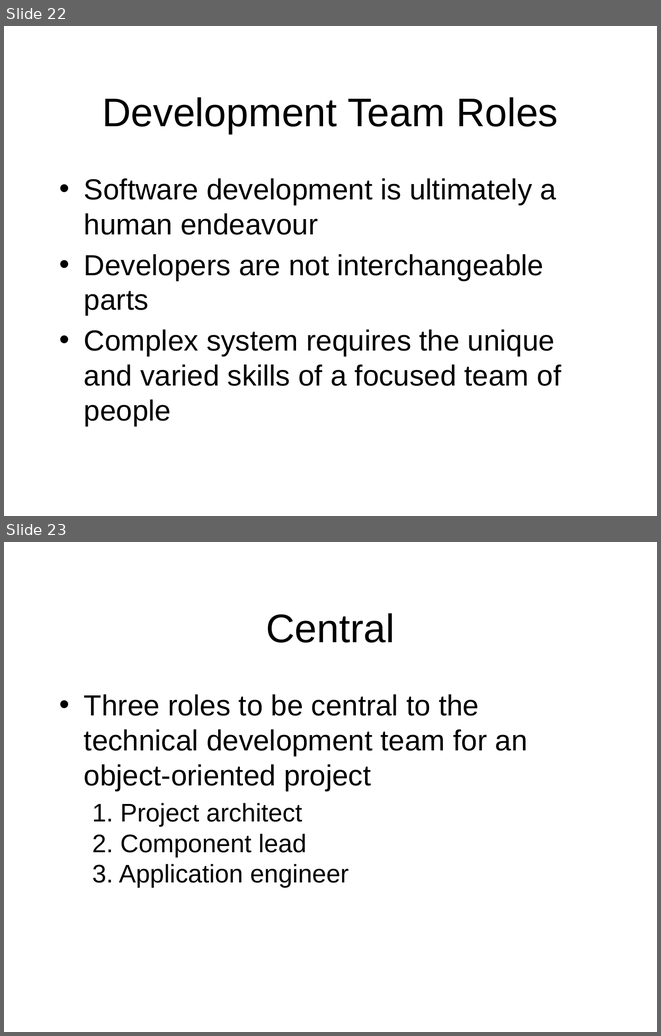
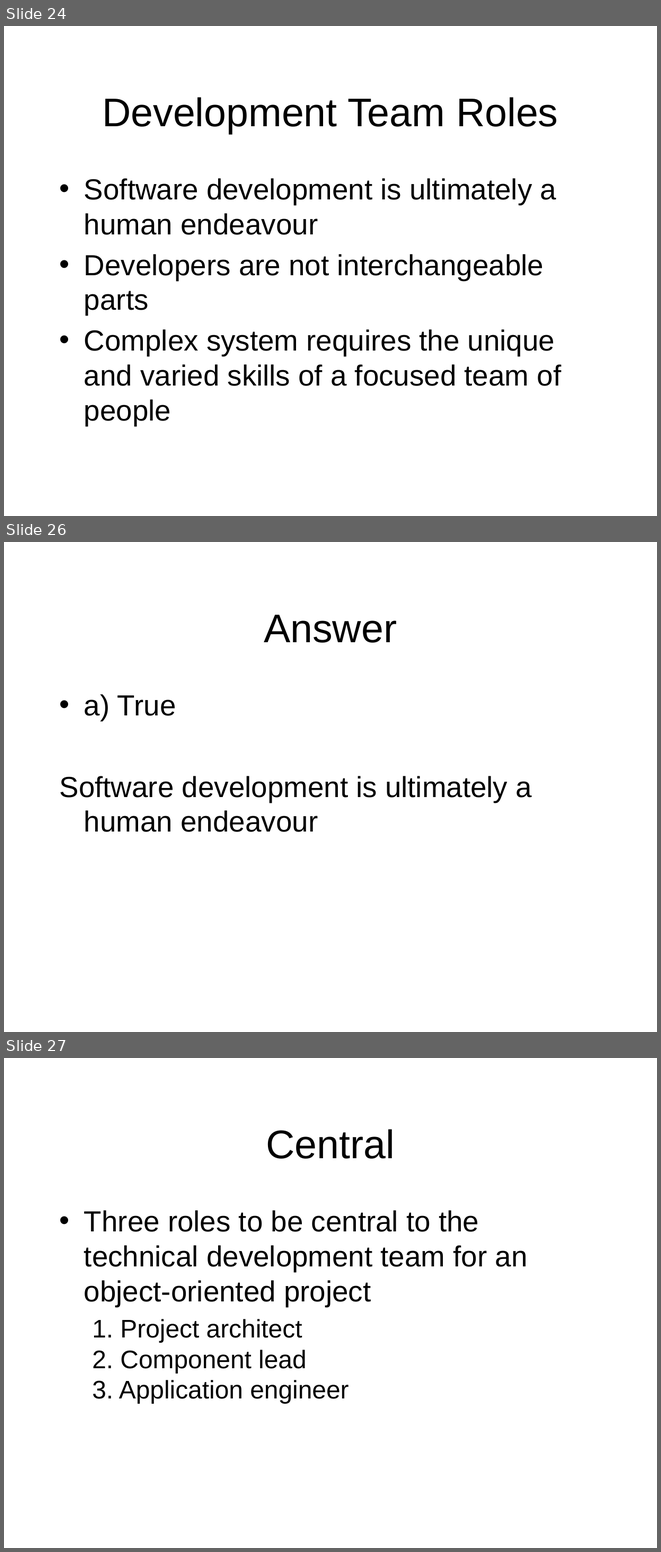
Before and after one commit to octaviordz/zjnu2017.github.io, a slide deck: OOAD/lectures/090--Pragmatics.pptx. Shown one above the other, each under a label of ours: slides 22 and 23 before the commit, slides 24, 26 and 27 after it; the slides between them are not shown. The pictures are 661x1036 and 661x1552 pixels, drawn with LibreOffice and Linux fonts; fonts in the diff are those of the drawing. Boxes give left, top, right and bottom in pixels: in the first picture for what was removed or moved away, otherwise in the second. Text is boxed around its words. In the diff, an @@ line names an element or a change of style, - is before the commit and + after.

```diff
--- a/OOAD/lectures/090--Pragmatics.pptx
+++ b/OOAD/lectures/090--Pragmatics.pptx
@@ slide 26 added at bbox=[4, 542, 657, 1032], background #FFFFFF @@
@@ title added at bbox=[264, 615, 397, 643], 44 pt, text #000000 @@
+Answer
@@ text added at bbox=[60, 694, 531, 832], 32 pt, text #000000 @@
+• a) True
+Software development is ultimately a human endeavour
@@ what was slide 22 is now slide 24 @@
@@ what was slide 23 is now slide 27 @@
```
Also in this commit, not shown: 5 slides changed, 5 other slides added, 1 other file.
